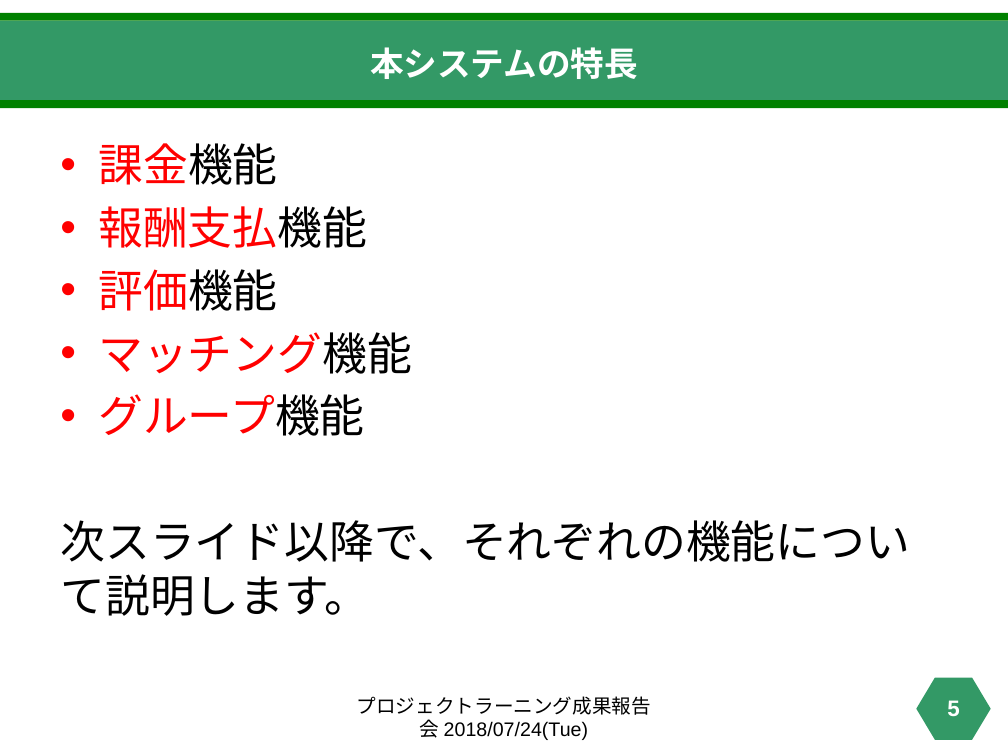
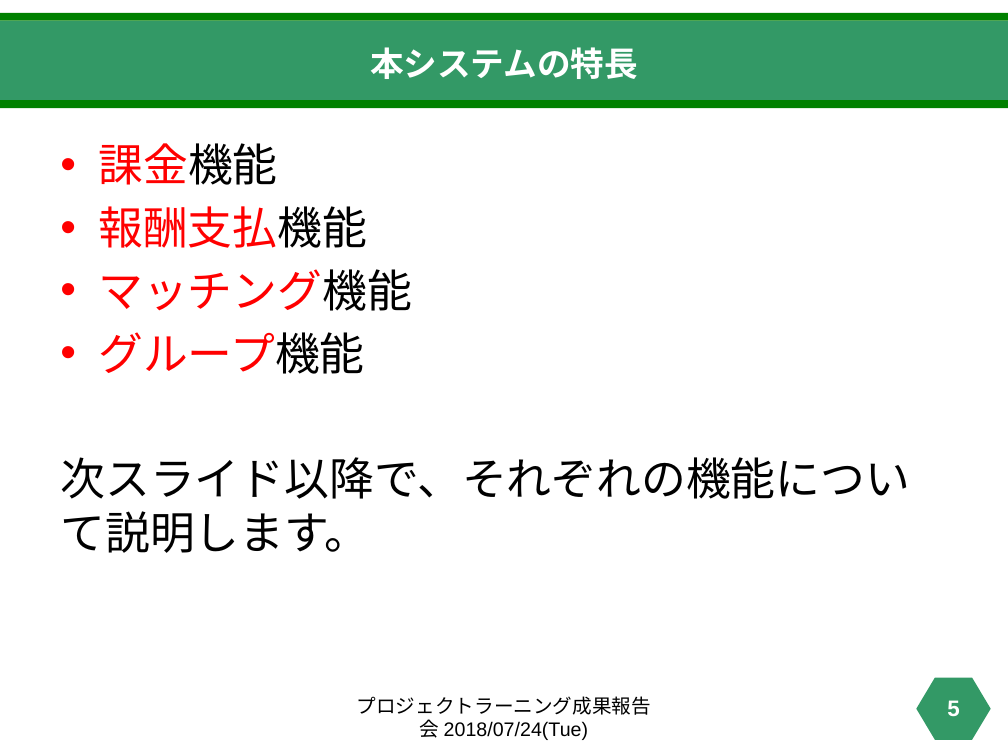
Before and after one commit to haruki0401/projectlearning02, a slide deck: slide 5 of pl-2(完成版).pptx. Drawn at 1008x756 pixels with LibreOffice and Linux fonts; fonts in the diff are those of the drawing. Boxes give left, top, right and bottom in pixels: in the first picture for what was removed or moved away, otherwise in the second. Text is boxed around its words. In the diff, an @@ line names an element or a change of style, - is before the commit and + after.

```diff
--- a/pl-2(完成版).pptx
+++ b/pl-2(完成版).pptx
@@ text at (98, 269, 277, 311): paragraph removed @@
-• 評価機能
```
